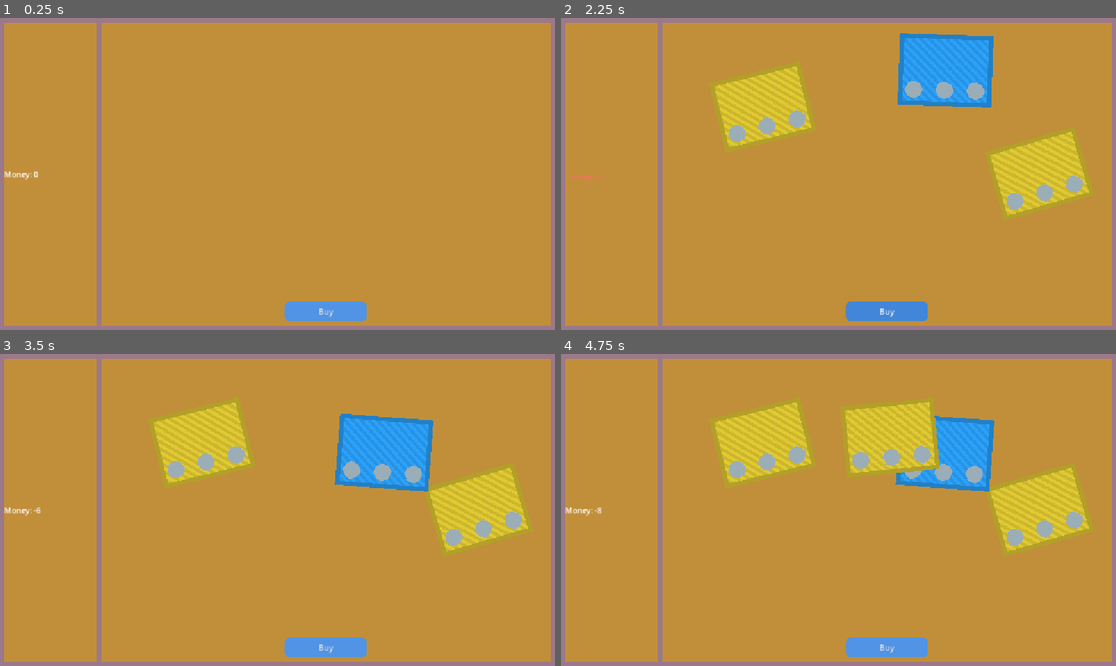
Above: before the commit, frames 1-4 (two rows, left to right).
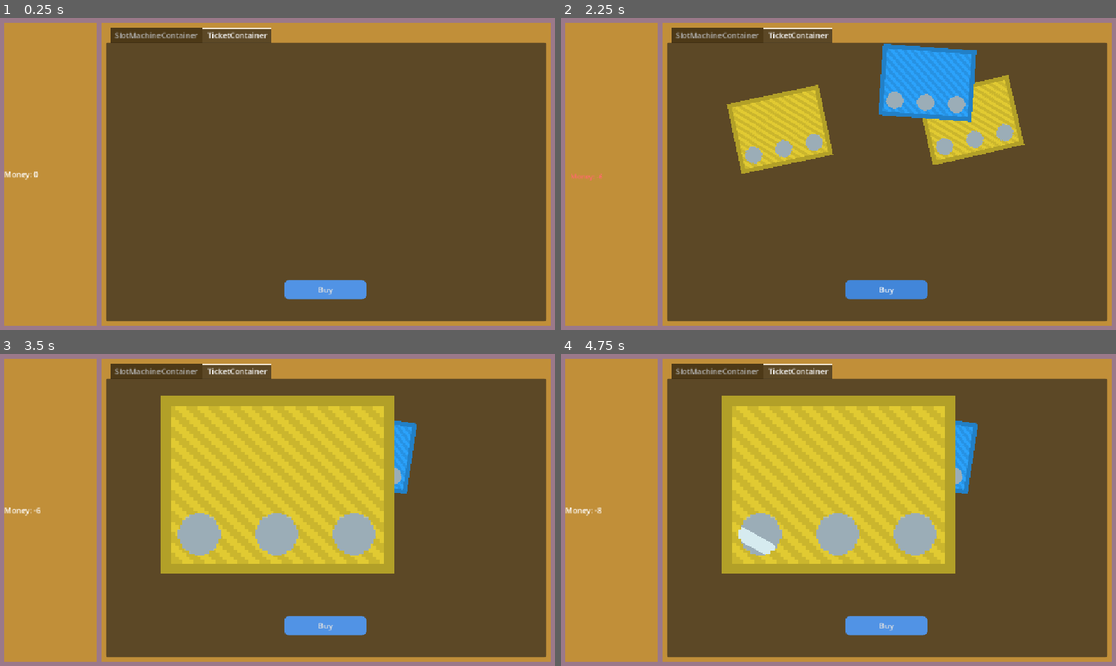
Above: after the commit, the same moments.

Repository: Drag-Sama/IdleGambling
Game: Godot game, scene res://Scene/main.tscn
Two runs of this game, one before a commit and one after it. Both use one fixed random seed, a clock stepped at 60 frames per second and the inputs below.
Inputs (mouse positions are in pixels of both pictures, inside the frame that each line leads up to):
- Up to frame 1 (0.25 s): no input
- Up to frame 2 (2.25 s): click "Buy" at 0.5 s; click "Buy" at 1.25 s; click "Buy" at 2 s
- Up to frame 3 (3.5 s): move the mouse to (399, 494) at 2.77 s; click (399, 494) at 2.92 s
- Up to frame 4 (4.75 s): drag from (727, 525) to (810, 572) at 3.52 s; tap Enter at 4.25 s; move the mouse to (894, 441) at 4.27 s; click (894, 441) at 4.42 s

The runs differ from the first frame. In frame 1, 72% of the frame differs, in the area x 19-99%, y 3-98%; in frame 2, 69%; in frame 3, 66%; in frame 4, 63%.

Commit message:
Structure Instances de machines

Diff:
--- a/Object/SlotMachine.tscn
+++ b/Object/SlotMachine.tscn
@@ -34,7 +34,9 @@
 "speed": 10.0
 }]
 
-[node name="SlotMachine" type="Node2D" unique_id=906926322]
+[node name="SlotMachine" type="Control" unique_id=149221367]
+layout_mode = 3
+anchors_preset = 0
 
 [node name="AnimatedSprite2D" type="AnimatedSprite2D" parent="." unique_id=1321183764]
 position = Vector2(92, 23)
--- a/Scene/main.tscn
+++ b/Scene/main.tscn
@@ -2,6 +2,7 @@
 
 [ext_resource type="Script" uid="uid://or4ssiyofrmi" path="res://Scripts/moneyInterface.gd" id="1_sblpm"]
 [ext_resource type="Script" uid="uid://be01rqdcai0k2" path="res://Scripts/Ticket/TicketMain.gd" id="2_sblpm"]
+[ext_resource type="PackedScene" uid="uid://cyifkqoqjsyul" path="res://Object/SlotMachine.tscn" id="3_r34rm"]
 
 [sub_resource type="StyleBoxFlat" id="StyleBoxFlat_5v3e5"]
 bg_color = Color(0.6071361, 0.4745199, 0.5424723, 1)
@@ -74,24 +75,44 @@
 text = "Money:0"
 label_settings = SubResource("LabelSettings_sblpm")
 
-[node name="TicketMainContainer" type="PanelContainer" parent="MarginContainer/Background/MarginContainer/HBoxContainer" unique_id=1226170746]
+[node name="MainContainer" type="PanelContainer" parent="MarginContainer/Background/MarginContainer/HBoxContainer" unique_id=1226170746]
 layout_mode = 2
 size_flags_horizontal = 3
 size_flags_stretch_ratio = 4.86
 theme_override_styles/panel = SubResource("StyleBoxFlat_uiwfw")
-script = ExtResource("2_sblpm")
 
-[node name="MarginContainer" type="MarginContainer" parent="MarginContainer/Background/MarginContainer/HBoxContainer/TicketMainContainer" unique_id=1532462762]
+[node name="MarginContainer" type="MarginContainer" parent="MarginContainer/Background/MarginContainer/HBoxContainer/MainContainer" unique_id=1532462762]
 layout_mode = 2
 theme_override_constants/margin_left = 10
 theme_override_constants/margin_top = 10
 theme_override_constants/margin_right = 10
 theme_override_constants/margin_bottom = 10
 
-[node name="BuyButton" type="Button" parent="MarginContainer/Background/MarginContainer/HBoxContainer/TicketMainContainer/MarginContainer" unique_id=911768733]
+[node name="Instances" type="TabContainer" parent="MarginContainer/Background/MarginContainer/HBoxContainer/MainContainer/MarginContainer" unique_id=105987084]
+layout_mode = 2
+current_tab = 1
+
+[node name="SlotMachineContainer" type="CenterContainer" parent="MarginContainer/Background/MarginContainer/HBoxContainer/MainContainer/MarginContainer/Instances" unique_id=1071798249]
+visible = false
+layout_mode = 2
+metadata/_tab_index = 0
+
+[node name="SlotMachine" parent="MarginContainer/Background/MarginContainer/HBoxContainer/MainContainer/MarginContainer/Instances/SlotMachineContainer" unique_id=149221367 instance=ExtResource("3_r34rm")]
+layout_mode = 2
+
+[node name="TicketContainer" type="Control" parent="MarginContainer/Background/MarginContainer/HBoxContainer/MainContainer/MarginContainer/Instances" unique_id=717022699]
+layout_mode = 2
+script = ExtResource("2_sblpm")
+metadata/_tab_index = 1
+
+[node name="BuyButton" type="Button" parent="MarginContainer/Background/MarginContainer/HBoxContainer/MainContainer/MarginContainer/Instances/TicketContainer" unique_id=911768733]
 custom_minimum_size = Vector2(170, 40)
 custom_maximum_size = Vector2(300, 70)
-layout_mode = 2
+layout_mode = 0
+offset_left = 369.0
+offset_top = 492.0
+offset_right = 539.0
+offset_bottom = 532.0
 size_flags_horizontal = 4
 size_flags_vertical = 8
 theme_override_styles/normal = SubResource("StyleBoxFlat_f64mx")
@@ -101,4 +122,4 @@
 theme_override_styles/focus = SubResource("StyleBoxFlat_f64mx")
 text = "Buy"
 
-[connection signal="pressed" from="MarginContainer/Background/MarginContainer/HBoxContainer/TicketMainContainer/MarginContainer/BuyButton" to="MarginContainer/Background/MarginContainer/HBoxContainer/TicketMainContainer" method="_on_buy_button_pressed"]
+[connection signal="pressed" from="MarginContainer/Background/MarginContainer/HBoxContainer/MainContainer/MarginContainer/Instances/TicketContainer/BuyButton" to="MarginContainer/Background/MarginContainer/HBoxContainer/MainContainer/MarginContainer/Instances/TicketContainer" method="_on_buy_button_pressed"]
--- a/Scripts/Ticket/TicketMain.gd
+++ b/Scripts/Ticket/TicketMain.gd
@@ -1,4 +1,4 @@
-extends PanelContainer
+extends Control
 
 var ticket = preload("res://Object/Ticket.tscn")
 
